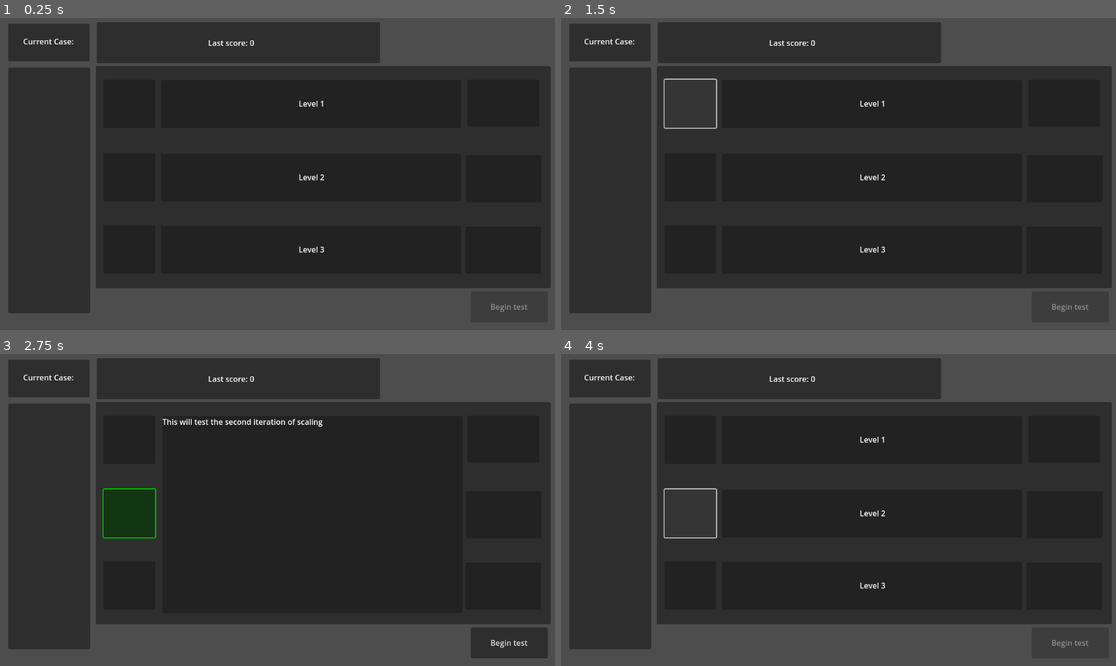
Above: before the commit, frames 1-4 (two rows, left to right).
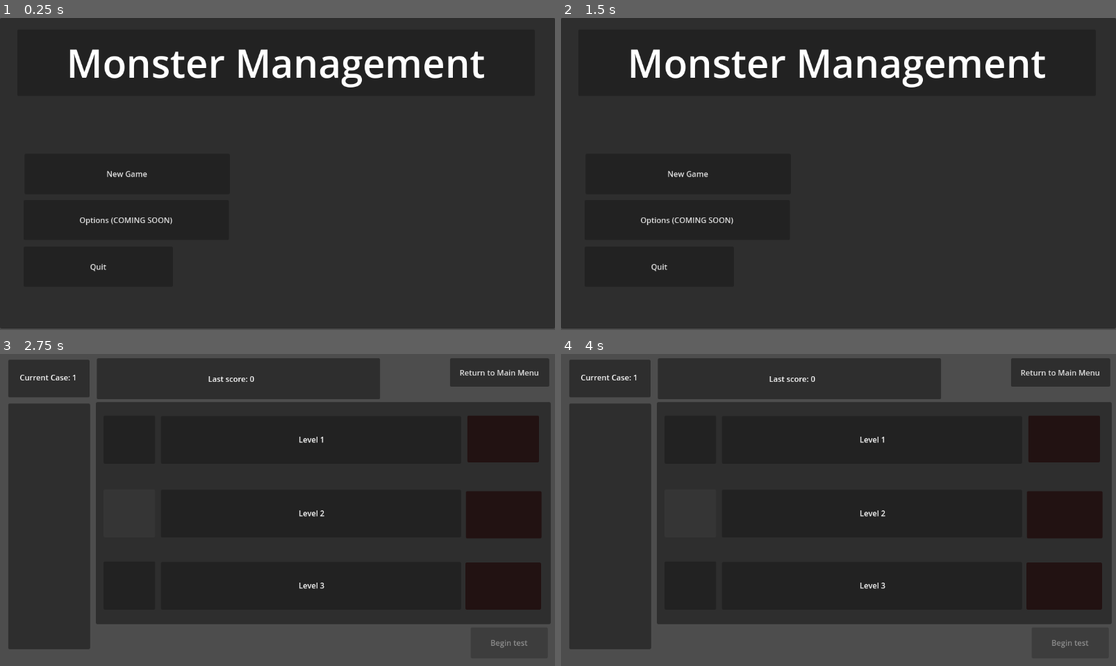
Above: after the commit, the same moments.

Repository: andrewpressman/MonsterManagement
Game: Godot game, scene res://Home Screen/MainMenu.tscn
Two runs of this game, one before a commit and one after it. Both use one fixed random seed, a clock stepped at 60 frames per second and the inputs below. Before the commit the project starts from res://Level Select/Level Select Screen.tscn. Sound files missing from this copy of the repository are replaced by a short silence.
Inputs (mouse positions are in pixels of both pictures, inside the frame that each line leads up to):
- Up to frame 1 (0.25 s): no input
- Up to frame 2 (1.5 s): click (688, 102) at 0.52 s; click (688, 102) at 1.27 s
- Up to frame 3 (2.75 s): click (127, 510) at 2 s, where only the run after the commit has a clickable "New Game"
- Up to frame 4 (4 s): click (1060, 372) at 2.75 s, where only the run after the commit has a clickable "Return to Main Menu"; click (688, 510) at 3.5 s, where only the run after the commit has a clickable "New Game"

The runs differ from the first frame. In frame 1, 22% of the frame differs, in the area x 0-100%, y 0-100%; in frame 2, 22%; in frame 3, 3.8%; in frame 4, 1.8%.

Commit message:
Added Level Progression / improved objective tracking

Diff:
--- a/GameController.gd
+++ b/GameController.gd
@@ -39,7 +39,6 @@
 var monster_node
 
 #Score Settings
-var GameState
 var ScoreTag : Label
 
 #ObjectivePanel
@@ -121,6 +120,15 @@
 
 #updates characters values and indicator color
 func UpdateStatus(char1:int, char2:int, char3:int, monster:int):
+
+	match GlobalVariables.CurrentStage:
+		1:
+			Objective.GetObjective(GlobalVariables.Level1Objective)
+		2:
+			Objective.GetObjective(GlobalVariables.Level2Objective)
+		3:
+			Objective.GetObjective(GlobalVariables.Level3Objective)
+
 	Character1 += char1
 	Character2 += char2
 	Character3 += char3
@@ -152,7 +160,7 @@
 	else:
 		GlobalVariables.Score += CalcScore(Character1) + CalcScore(Character2) + CalcScore(Character3) + CalcScore(Monster)
 
-	if GlobalVariables.Score > 1000 || CheckStatus():
+	if GlobalVariables.Score > GlobalVariables.TargetScore || CheckStatus():
 		EndGame()
 
 #Chceks if any failure state has passed
@@ -193,11 +201,20 @@
 	#TODO: Check secondary objective
 	match GlobalVariables.CurrentStage:
 		1:
-			GlobalVariables.Level1Status = 1
+			if Objective.GetObjective(GlobalVariables.Level1Objective):
+				GlobalVariables.Level1Status = 2
+			else:
+				GlobalVariables.Level1Status = 1
 		2:
-			GlobalVariables.Level2Status = 1
+			if Objective.GetObjective(GlobalVariables.Level2Objective):
+				GlobalVariables.Level2Status = 2
+			else:
+				GlobalVariables.Level2Status = 1
 		3:
-			GlobalVariables.Level3Status = 1
+			if Objective.GetObjective(GlobalVariables.Level3Objective):
+				GlobalVariables.Level3Status = 2
+			else:
+				GlobalVariables.Level3Status = 1
 
 #end game
 func EndGame():
--- a/Home Screen/MainMenu.gd
+++ b/Home Screen/MainMenu.gd
@@ -12,6 +12,10 @@
 	NewGame = $MainMenu/NewGame
 	Options = $MainMenu/Options
 	Quit = $MainMenu/Quit
+	if GlobalVariables.GameStarted == 1 && GlobalVariables.CurrentLevel <= 15 :
+		Continue.show()
+	else:
+		Continue.hide()
 
 func StartNewGame():
 	#clear Savegame
@@ -19,10 +23,11 @@
 	GlobalVariables.Level2Status = 0
 	GlobalVariables.Level3Status = 0
 	GlobalVariables.CurrentLevel = 1
+	GlobalVariables.GameStarted = 1
 	get_tree().change_scene_to_file("res://Level Select/Level Select Screen.tscn")
 
 func ContinueGame():
-	pass
+	get_tree().change_scene_to_file("res://Level Select/Level Select Screen.tscn")
 
 func QuitGame():
 	get_tree().quit()
--- a/Home Screen/MainMenu.tscn
+++ b/Home Screen/MainMenu.tscn
@@ -63,6 +63,6 @@
 offset_right = 1150.0
 offset_bottom = 645.0
 
-[connection signal="toggled" from="MainMenu/Continue" to="." method="ContinueGame"]
-[connection signal="toggled" from="MainMenu/New Game" to="." method="StartNewGame"]
+[connection signal="pressed" from="MainMenu/Continue" to="." method="ContinueGame"]
+[connection signal="pressed" from="MainMenu/New Game" to="." method="StartNewGame"]
 [connection signal="pressed" from="MainMenu/Quit" to="." method="QuitGame"]
--- a/Level Select/Level Select Screen.tscn
+++ b/Level Select/Level Select Screen.tscn
@@ -5,6 +5,13 @@
 
 [node name="Node2D" type="Node2D"]
 script = ExtResource("1_t3wki")
+
+[node name="Exit" type="Button" parent="."]
+offset_left = 934.0
+offset_top = 9.0
+offset_right = 1140.0
+offset_bottom = 68.0
+text = "Return to Main Menu"
 
 [node name="TempScore" type="Panel" parent="."]
 offset_left = 201.0
@@ -190,7 +197,33 @@
 offset_right = 187.0
 offset_bottom = 613.0
 
+[node name="NextLevel" type="Panel" parent="."]
+offset_left = 199.0
+offset_top = 567.0
+offset_right = 967.0
+offset_bottom = 636.0
+
+[node name="Continue" type="Button" parent="NextLevel"]
+layout_mode = 0
+offset_left = 653.0
+offset_top = 10.0
+offset_right = 757.0
+offset_bottom = 57.0
+text = "Next Shift"
+
+[node name="Label" type="Label" parent="NextLevel"]
+layout_mode = 0
+offset_left = 3.0
+offset_top = 5.0
+offset_right = 648.0
+offset_bottom = 65.0
+text = "All Tests Complete, Proceed to next shift"
+horizontal_alignment = 1
+vertical_alignment = 1
+
+[connection signal="pressed" from="Exit" to="." method="ReturnToMenu"]
 [connection signal="pressed" from="Cases/Level1/select" to="." method="_on_Level1_pressed"]
 [connection signal="pressed" from="Cases/Level2/select" to="." method="_on_Level2_pressed"]
 [connection signal="pressed" from="Cases/Level3/select" to="." method="_on_Level3_pressed"]
 [connection signal="pressed" from="Begin" to="." method="_on_begin_button_pressed"]
+[connection signal="pressed" from="NextLevel/Continue" to="." method="Reset"]
--- a/Level Select/Level.gd
+++ b/Level Select/Level.gd
@@ -26,8 +26,11 @@
 func showSmall():
 	SmallInfo.show()
 
-func MarkCompete():
-	Status.modulate = Color(0, 1, 0) # green
+func MarkComplete(option: int):
+	if option == 1:
+		Status.modulate = Color(0, 1, 0) # green
+	if option == 2:
+		Status.modulate = Color(1, 1, 0) # yellow
 
 func MarkIncomplete():
 	Status.modulate = Color(1, 0, 0) # Red
--- a/Level Select/LevelSelector.gd
+++ b/Level Select/LevelSelector.gd
@@ -15,10 +15,17 @@
 
 var selectedButton: Button  # Stores the currently selected button
 
+#NextLevel Variables
+var NextLevel : Panel
+var Continue : Button
+var AllComplete : bool
+
 #testing
 var LastScore : Label
 
+#LevelControls
 var CurrentLevel : Label
+var Exit : Button
 
 func _ready():
 	Level1Button = $Cases/Level1/select
@@ -32,9 +39,24 @@
 
 	CurrentLevel = $"Level Tracker/Label"
 
+	Exit = $Exit
+
 	executeButton = $Begin
 	selectedButton = null
 	executeButton.disabled = true
+
+	SetStatus()
+	SetLevel()
+
+	NextLevel = $NextLevel
+	if AllComplete:
+		if GlobalVariables.CurrentLevel >= 15:
+			$NextLevel/Label.text = "A winner is you."
+			GlobalVariables.CurrentLevel += 1
+			$NextLevel/Continue.hide()
+		NextLevel.show()
+	else:
+		NextLevel.hide()
 
 	#testing
 	LastScore = $TempScore/Score
@@ -48,19 +70,24 @@
 
 #markes a level complete
 func SetStatus():
-	if GlobalVariables.Level1Status == 1:
-		Level1.MarkComplete()
+	AllComplete = true
+	if GlobalVariables.Level1Status > 0:
+		Level1.MarkComplete(GlobalVariables.Level1Status)
 	else:
 		Level1.MarkIncomplete()
-	if GlobalVariables.Level1Status == 1:
-		Level2.MarkComplete()
+		AllComplete = false
+
+	if GlobalVariables.Level2Status > 0:
+		Level2.MarkComplete(GlobalVariables.Level2Status)
 	else:
 		Level2.MarkIncomplete()
-	if GlobalVariables.Level1Status == 1:
-		Level3.MarkComplete()
+		AllComplete = false
+
+	if GlobalVariables.Level3Status > 0:
+		Level3.MarkComplete(GlobalVariables.Level3Status)
 	else:
 		Level3.MarkIncomplete()
-
+		AllComplete = false
 
 # Function to update the button selection and visuals
 func update_button_selection(button: Button):
@@ -80,7 +107,6 @@
 		if button != selectedButton:
 			button.modulate = Color(1, 1, 1)  # Reset color
 
-
 func _on_Level1_pressed():
 	if selectedButton == Level1Button:
 		unselectButtions(true)
@@ -108,17 +134,17 @@
 	if selectedButton == Level1Button:
 		GlobalVariables.CurrentStage = 1
 		GetLevel()
-		GlobalVariables.TargetScore = 1000
+		GlobalVariables.TargetScore = 10
 
 	if selectedButton == Level2Button:
 		GlobalVariables.CurrentStage = 2
 		GetLevel()
-		GlobalVariables.TargetScore = 1000
+		GlobalVariables.TargetScore = 10
 
 	if selectedButton == Level3Button:
 		GlobalVariables.CurrentStage = 3
 		GetLevel()
-		GlobalVariables.TargetScore = 1000
+		GlobalVariables.TargetScore = 10
 	# Reset the button selection
 	unselectButtions(true)
 	StartGame()
@@ -138,7 +164,6 @@
 
 	else:
 		setDifficulty(10,50,100,4,-1) #TODO: make hardest
-
 
 #sets game difficulty
 func setDifficulty(yellow:int, red:int, maxVal:int, INC:int, DEC:int):
@@ -149,6 +174,16 @@
 	GlobalVariables.IncreaseRate = INC
 	GlobalVariables.DecreaseRate = DEC
 
+
+#reset values and proceed to next level
+func Reset():
+	GlobalVariables.Level1Status = 0
+	GlobalVariables.Level2Status = 0
+	GlobalVariables.Level3Status = 0
+	SetStatus()
+	GlobalVariables.CurrentLevel += 7
+	SetLevel()
+	NextLevel.hide()
 
 #show selected bigInfo
 func showBig(button : int):
@@ -182,6 +217,9 @@
 	Level2.hideBig()
 	Level3.hideBig()
 
+func ReturnToMenu():
+	get_tree().change_scene_to_file("res://Home Screen/MainMenu.tscn")
+
 #switch to game screen
 func StartGame():
 	#pass in parameters for game
--- a/ObjectiveTracker.gd
+++ b/ObjectiveTracker.gd
@@ -8,10 +8,6 @@
 var SecondaryObjectiveTxt : String
 
 func _ready():
-
-	#TEMP
-	GlobalVariables.CurrentLevel = 1
-
 	objColor = $ObjStatus
 	objColor.show()
 	GameController = get_parent()
--- a/global_variables.gd
+++ b/global_variables.gd
@@ -27,3 +27,6 @@
 var Level1Objective : int
 var Level2Objective : int
 var Level3Objective : int
+
+#GameisOn
+var GameStarted : int = 0
--- a/project.godot
+++ b/project.godot
@@ -11,7 +11,7 @@
 [application]
 
 config/name="MonsterManagement"
-run/main_scene="res://Level Select/Level Select Screen.tscn"
+run/main_scene="res://Home Screen/MainMenu.tscn"
 config/features=PackedStringArray("4.2", "Forward Plus")
 config/icon="res://icon.svg"
 
